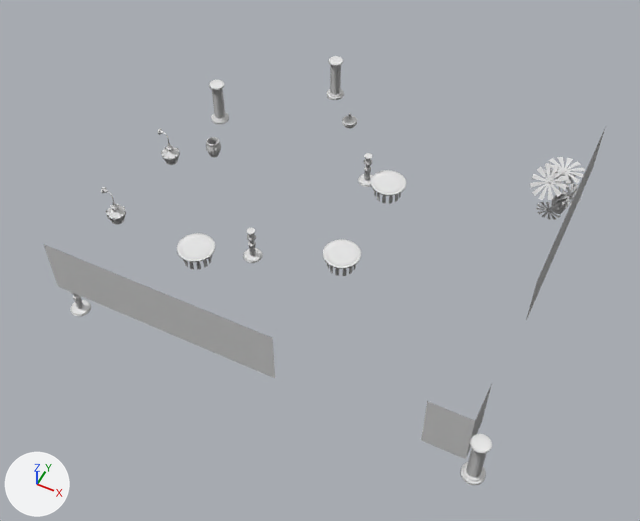
One commit to the glTF model www/models/lba2/iso_scenes/24.glb: the scene before it, then after it.
Camera for both pictures: a camera (50 mm lens) standing at (24.8, -39.2, 35.5) and looking at (11.2, -11.9, 1.4). The lights are fixed; the arrows at lower left show +X, +Y and +Z. Materials are left out; every surface is plain grey. Where no turn or scale is listed for an object, it has been applied to the vertices. Vertices at the same position are counted once.

Names of what the first picture shows: 'colored', 'original_0', 'original_1', 'original_2', 'original_3', 'original_4', 'original_5', 'original_6', 'textured_194fdb50'.
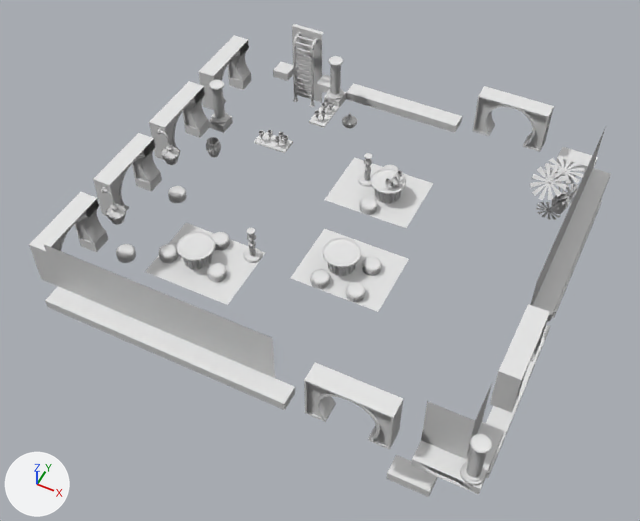
Pixel boxes [x1, y1, x2, y2] of what changed, in the pictures (640 x 521 px):
'textured_5cbf336', added: after [45, 62, 611, 497]
'textured_5ee4a96a', added: after [29, 35, 554, 448]
'colored', reshaped: before [70, 56, 585, 485]; after [51, 32, 585, 485]
'textured_fe3acc41', added: after [145, 157, 433, 312]
'textured_42e5ad83', added: after [161, 166, 420, 300]
'textured_6420b12', added: after [52, 41, 546, 446]
'textured_897557', added: after [116, 164, 399, 302]
'textured_fb33532f', added: after [292, 24, 324, 103]
'textured_292a0861', added: after [292, 33, 322, 76]
part 1 of me_mesh_0, built on: before [177, 137, 568, 269]; after [51, 32, 568, 268]
part 2 of me_mesh_0, added: after [304, 313, 550, 449]

What changed in the scene script:
```text
Change me_mesh_0:
    used by ob_colored; location = (0.0, 0.0, 0.0)
    remove me_mesh_0.from_pydata(...)  # 6365 vertices, 11788 faces; spans x 1.0..23.0, y -21.0..0.0, z 0.5..5.3
    add me_mesh_0.from_pydata(...)  # 11326 vertices, 19770 faces; spans x 0.0..23.0, y -21.0..1.0, z 0.5..5.3
    me_mesh_0 part 1: 10 vertices moved within x 1.2..21.2, y -6.8..-1.7, z 1.1..1.5; 622 vertices removed from x 1.2..21.3, y -15.0..-1.5, z 1.2..1.6; 4951 vertices added at x 0.0..21.4, y -20.0..1.0, z 0.5..5.2
    me_mesh_0 part 2: 632 vertices added at x 15.0..23.0, y -21.0..-13.0, z 2.5..5.0
Add me_mesh_25:
    me_mesh_25.from_pydata(...)  # 1200 vertices, 2360 faces; spans x 1.0..14.0, y -16.0..-3.0, z 0.5..1.0
Add me_mesh_21:
    me_mesh_21.from_pydata(...)  # 1334 vertices, 1736 faces; spans x 0.0..23.0, y -21.0..1.0, z 2.5..5.0
Add me_mesh_20:
    me_mesh_20.from_pydata(...)  # 688 vertices, 616 faces; spans x 0.0..23.0, y -21.0..1.0, z 2.6..4.9
Add me_mesh_19:
    me_mesh_19.from_pydata(...)  # 334 vertices, 792 faces; spans x 0.0..23.0, y -21.0..1.0, z 0.0..2.5
Add me_mesh_4_1:
    me_mesh_4_1.from_pydata(...)  # 21 vertices, 20 faces; spans x 3.0..5.0, y 0.75..1.0, z 0.5..5.5
Add me_mesh_3_1:
    me_mesh_3_1.from_pydata([(3.0, 0.75, 5.04), (3.0, 0.75, 2.51), (4.0, 0.75, 2.51), (4.0, 0.75, 5.04), (5.0, 0.75, 2.51), (5.0, 0.75, 5.04)], [], [(0, 1, 2), (0, 2, 3), (3, 2, 4), (3, 4, 5)])
Add me_mesh_2_1:
    me_mesh_2_1.from_pydata(...)  # 24 vertices, 24 faces; spans x 3.0..15.0, y -16.0..-3.0, z 0.5
Add me_mesh_1_1:
    me_mesh_1_1.from_pydata(...)  # 12 vertices, 6 faces; spans x 3.57..14.43, y -15.43..-3.57, z 0.5
Add ob_textured_897557:
    ob_textured_897557 = bpy.data.objects.new('textured_897557', me_mesh_25)
    ob_textured_897557.location = (0.0, 0.0, 0.0)
Add ob_textured_5ee4a96a:
    ob_textured_5ee4a96a = bpy.data.objects.new('textured_5ee4a96a', me_mesh_21)
    ob_textured_5ee4a96a.location = (0.0, 0.0, 0.0)
Add ob_textured_6420b12:
    ob_textured_6420b12 = bpy.data.objects.new('textured_6420b12', me_mesh_20)
    ob_textured_6420b12.location = (0.0, 0.0, 0.0)
Add ob_textured_5cbf336:
    ob_textured_5cbf336 = bpy.data.objects.new('textured_5cbf336', me_mesh_19)
    ob_textured_5cbf336.location = (0.0, 0.0, 0.0)
Add ob_textured_fb33532f:
    ob_textured_fb33532f = bpy.data.objects.new('textured_fb33532f', me_mesh_4_1)
    ob_textured_fb33532f.location = (0.0, 0.0, 0.0)
Add ob_textured_292a0861:
    ob_textured_292a0861 = bpy.data.objects.new('textured_292a0861', me_mesh_3_1)
    ob_textured_292a0861.location = (0.0, 0.0, 0.0)
Add ob_textured_fe3acc41:
    ob_textured_fe3acc41 = bpy.data.objects.new('textured_fe3acc41', me_mesh_2_1)
    ob_textured_fe3acc41.location = (0.0, 0.0, 0.0)
Add ob_textured_42e5ad83:
    ob_textured_42e5ad83 = bpy.data.objects.new('textured_42e5ad83', me_mesh_1_1)
    ob_textured_42e5ad83.location = (0.0, 0.0, 0.0)
```
